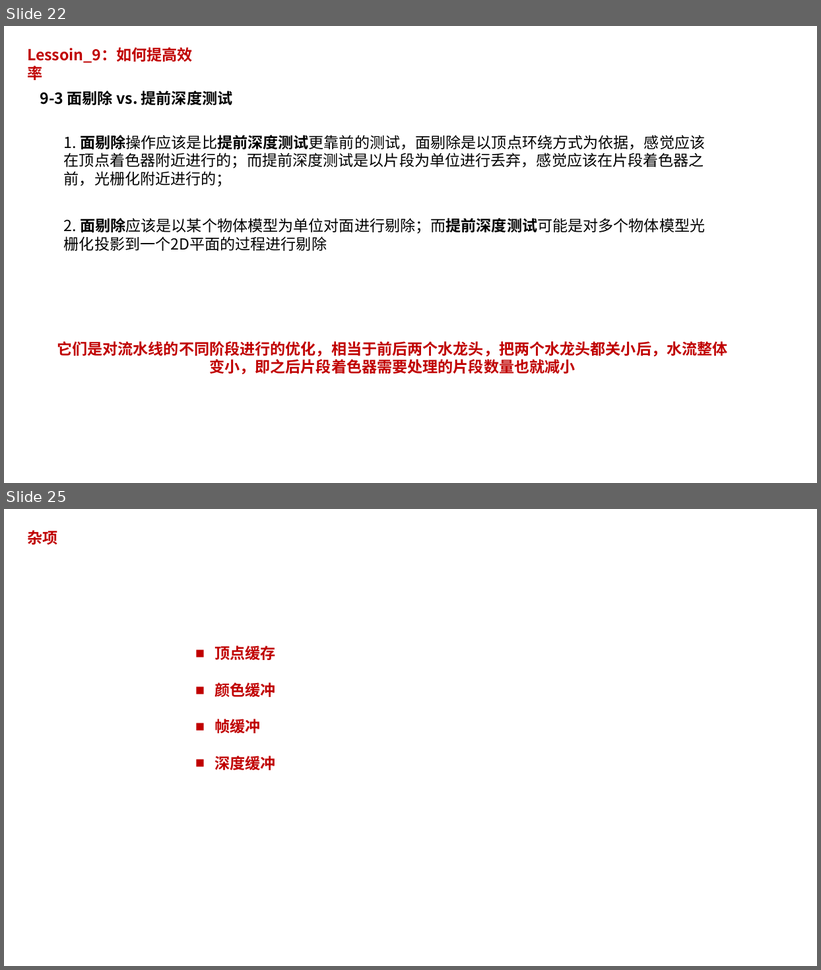
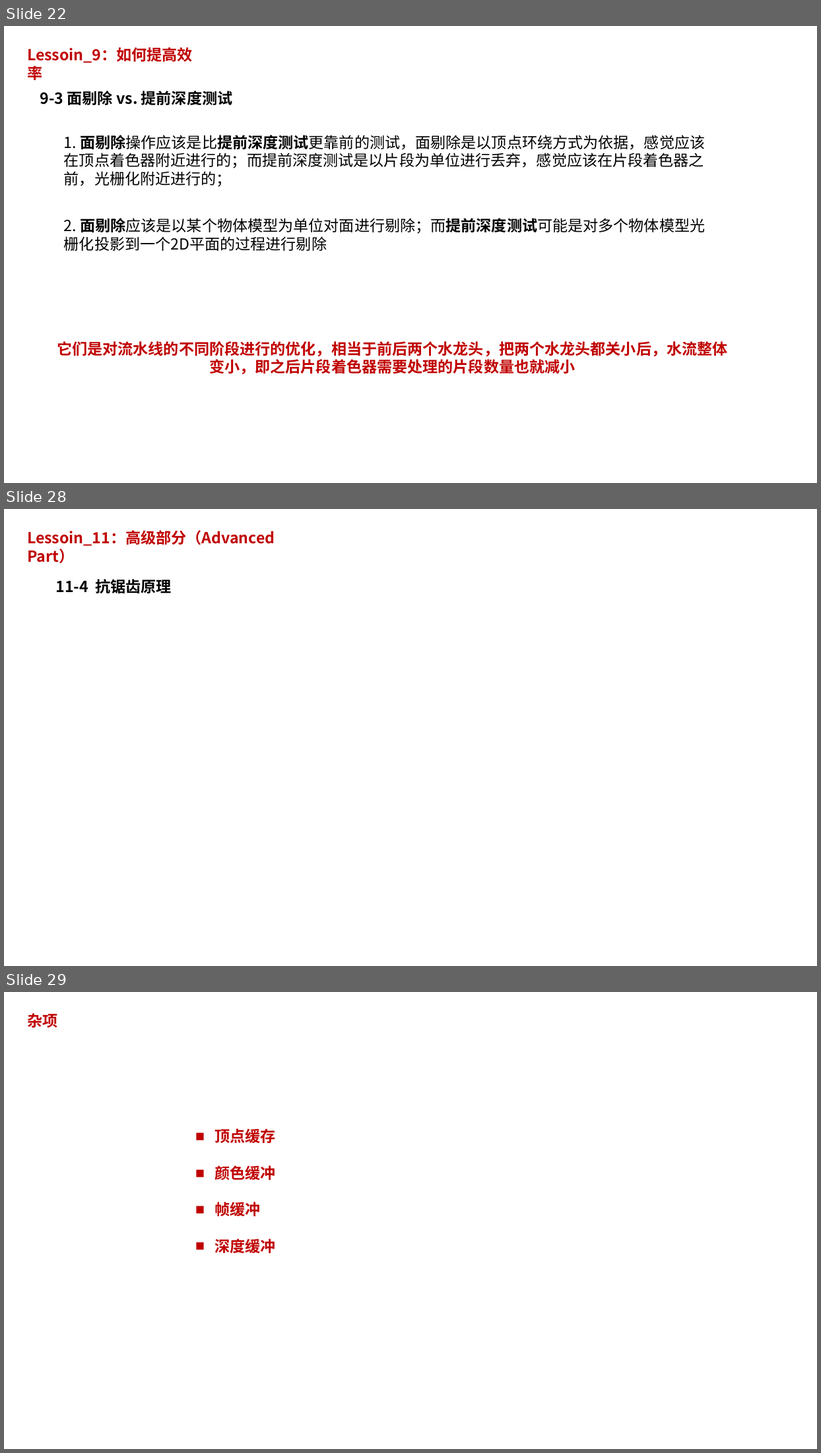
Before and after one commit to pczpcz/OpenglLearning, a slide deck: note/note.pptx. Shown one above the other, each under a label of ours: slides 22 and 25 before the commit, slides 22, 28 and 29 after it; the slides between them are not shown. The pictures are 821x970 and 821x1453 pixels, drawn with LibreOffice and Linux fonts; fonts in the diff are those of the drawing. Boxes give left, top, right and bottom in pixels: in the first picture for what was removed or moved away, otherwise in the second. Text is boxed around its words. In the diff, an @@ line names an element or a change of style, - is before the commit and + after.

```diff
--- a/note/note.pptx
+++ b/note/note.pptx
@@ slide 28 added at (x1=4, y1=509, x2=817, y2=966), background #FFFFFF @@
@@ text added at (x1=27, y1=530, x2=275, y2=563), 18 pt, text #C00000, bold @@
+Lessoin_11：高级部分（Advanced Part）
@@ text added at (x1=56, y1=579, x2=172, y2=593), 18 pt, text #000000, bold @@
+11-4 抗锯齿原理
@@ what was slide 25 is now slide 29 @@
```
Also in this commit, not shown: 4 slides changed, 3 other slides added.
